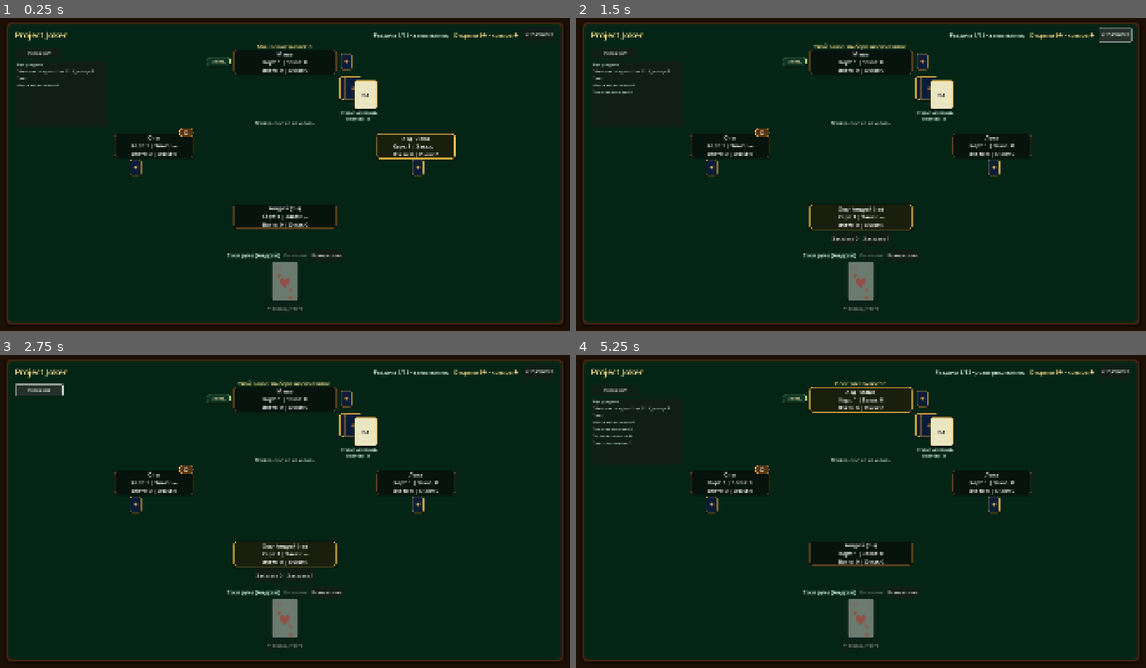
Above: before the commit, frames 1-4 (two rows, left to right).
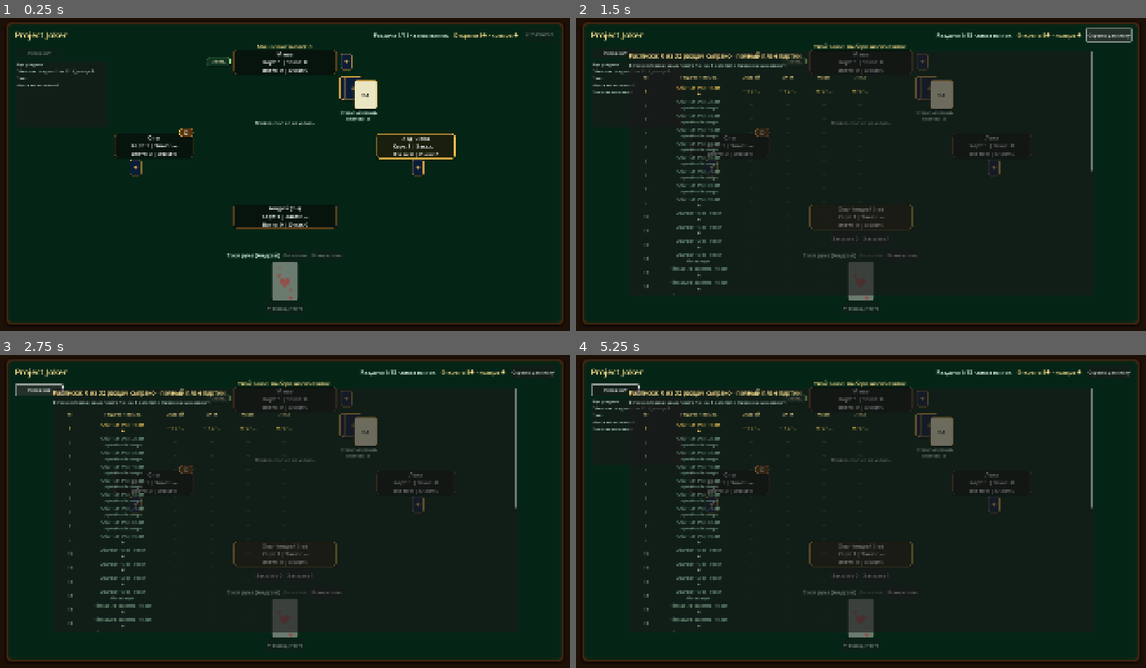
Above: after the commit, the same moments.

Repository: tv-bidosya/project-joker
Game: Godot game, scene res://Scenes/main.tscn
The game is run twice, just before and just after one commit, with the same random seed, the same clock (stepped at 60 frames per second) and the same inputs.
Inputs (mouse positions are in pixels of both pictures, inside the frame that each line leads up to):
- Up to frame 1 (0.25 s): no input
- Up to frame 2 (1.5 s): click (1117, 33) at 0.5 s, where only the run before the commit has a clickable "📋 Расписка"; click "Скрыть расписку" (after the commit: "📋 Расписка") at 1.25 s
- Up to frame 3 (2.75 s): click "История ▾" at 2 s
- Up to frame 4 (5.25 s): click "История ▸" at 2.75 s; click "Козыри слева" at 3.5 s; click (872, 592) at 4.25 s, where only the run before the commit has a clickable "По мастям"; click "Заказать 0" at 5 s

The runs differ from the first frame. In frame 1, 0.1% of the frame differs, in the area x 4-98%, y 4-77%; in frame 2, 5.3%; in frame 3, 5.2%; in frame 4, 5.9%, in the area x 2-98%, y 4-89%.

Commit message:
feat: animate trick resolution

Diff:
--- a/Scripts/core/GameManager.gd
+++ b/Scripts/core/GameManager.gd
@@ -9,6 +9,8 @@
 const GOLDEN_ROUND_COUNT := 5
 const MISERE_ROUND_COUNT := 5
 const TOTAL_ROUND_COUNT := NORMAL_ROUND_COUNT + DARK_ROUND_COUNT + NO_TRUMP_ROUND_COUNT + GOLDEN_ROUND_COUNT + MISERE_ROUND_COUNT
+const CARD_APPEAR_DURATION := 0.22
+const TRICK_WINNER_HOLD_DURATION := 0.7
 
 
 enum HandSortMode {
@@ -68,6 +70,10 @@
 var golden_round_index := -1
 var misere_round_index := -1
 var is_processing_automatic_actions := false
+var is_trick_presentation_active := false
+var pending_play_presentation := false
+var pending_card_animation_player_index := -1
+var pending_trick_winner_player_index := -1
 var test_checkpoints: Array[Dictionary] = []
 var pending_test_checkpoint: Dictionary = {}
 var round_history: Array[Dictionary] = []
@@ -145,6 +151,7 @@
 
 
 func _start_round() -> void:
+	_reset_trick_presentation()
 	pending_joker_card = null
 	pending_joker_suit = -1
 	last_trick_text = "Взятка ещё не началась"
@@ -205,6 +212,13 @@
 	is_processing_automatic_actions = true
 
 	while true:
+		if pending_play_presentation:
+			is_trick_presentation_active = true
+			_refresh_ui()
+			await _present_pending_play()
+			is_trick_presentation_active = false
+			continue
+
 		if game.current_round.state == Round.State.BIDDING:
 			if game.current_round.current_player_index == HUMAN_PLAYER_INDEX:
 				_prepare_test_checkpoint()
@@ -245,8 +259,6 @@
 				_refresh_ui()
 				return
 
-			_refresh_ui()
-			await get_tree().create_timer(0.65).timeout
 			continue
 
 		_refresh_ui()
@@ -299,7 +311,7 @@
 		action_text = "Недопустимый автоматический ход."
 		return false
 
-	_record_play(player.display_name, card)
+	_record_play(player.display_name, card, player_index)
 	if card.is_joker:
 		_add_history(_get_joker_rule_text(joker_mode, declared_suit, Trick.ForcedCardRank.NONE, is_leading_joker))
 	return true
@@ -343,8 +355,7 @@
 		_refresh_ui()
 		return
 
-	_record_play("Ты", card)
-	_refresh_ui()
+	_record_play("Ты", card, HUMAN_PLAYER_INDEX)
 	_advance_automatic_actions()
 
 
@@ -375,11 +386,10 @@
 		_refresh_ui()
 		return
 
-	_record_play("Ты", pending_joker_card)
+	_record_play("Ты", pending_joker_card, HUMAN_PLAYER_INDEX)
 	_add_history(_get_joker_rule_text(mode, declared_suit, forced_card_rank, is_leading_joker))
 	pending_joker_card = null
 	pending_joker_suit = -1
-	_refresh_ui()
 	_advance_automatic_actions()
 
 
@@ -389,6 +399,7 @@
 
 	var checkpoint: Dictionary = test_checkpoints.pop_back()
 	game.restore_snapshot(checkpoint["game"])
+	_reset_trick_presentation()
 	pending_joker_card = null
 	pending_joker_suit = -1
 	last_trick_text = checkpoint["last_trick_text"]
@@ -399,21 +410,33 @@
 
 
 func _on_score_sheet_toggle_pressed() -> void:
+	if is_processing_automatic_actions:
+		return
+
 	is_score_sheet_visible = not is_score_sheet_visible
 	_refresh_ui()
 
 
 func _on_round_history_toggle_pressed() -> void:
+	if is_processing_automatic_actions:
+		return
+
 	is_round_history_visible = not is_round_history_visible
 	_refresh_ui()
 
 
 func _on_hand_sort_by_suit_pressed() -> void:
+	if is_processing_automatic_actions:
+		return
+
 	hand_sort_mode = HandSortMode.BY_SUIT
 	_refresh_ui()
 
 
 func _on_hand_sort_trumps_left_pressed() -> void:
+	if is_processing_automatic_actions:
+		return
+
 	hand_sort_mode = HandSortMode.TRUMPS_LEFT
 	_refresh_ui()
 
@@ -509,10 +532,14 @@
 	_refresh_ui()
 
 
-func _record_play(player_name: String, card: Card) -> void:
+func _record_play(player_name: String, card: Card, player_index: int) -> void:
 	_add_history("%s сыграл %s." % [player_name, card.get_card_name()])
+	pending_play_presentation = true
+	pending_card_animation_player_index = player_index
+	pending_trick_winner_player_index = -1
 
 	if game.active_trick == null:
+		pending_trick_winner_player_index = game.last_trick_winner_index
 		last_trick_text = "%s сыграл %s. Взятку забирает %s." % [
 			player_name,
 			card.get_card_name(),
@@ -521,6 +548,62 @@
 		_add_history("Взятку забирает %s." % game.players[game.last_trick_winner_index].display_name)
 	else:
 		last_trick_text = _get_active_trick_text()
+
+
+func _present_pending_play() -> void:
+	var card_player_index: int = pending_card_animation_player_index
+	var winner_player_index: int = pending_trick_winner_player_index
+	pending_play_presentation = false
+	pending_card_animation_player_index = -1
+	pending_trick_winner_player_index = -1
+
+	await _animate_played_card(card_player_index)
+
+	if winner_player_index < 0:
+		return
+
+	_set_trick_winner_highlight(winner_player_index, true)
+	action_text = "Взятку забирает %s." % game.players[winner_player_index].display_name
+	action_label.text = action_text
+	await get_tree().create_timer(TRICK_WINNER_HOLD_DURATION).timeout
+	_set_trick_winner_highlight(winner_player_index, false)
+
+
+func _animate_played_card(player_index: int) -> void:
+	if player_index < 0 or player_index >= trick_card_views.size():
+		return
+
+	var card_view := trick_card_views[player_index]
+	if not card_view.visible:
+		return
+
+	card_view.pivot_offset = card_view.size * 0.5
+	card_view.scale = Vector2(0.76, 0.76)
+	card_view.modulate = Color(1.0, 1.0, 1.0, 0.0)
+	var tween := create_tween()
+	tween.set_parallel(true)
+	tween.tween_property(card_view, "scale", Vector2.ONE, CARD_APPEAR_DURATION).set_trans(Tween.TRANS_BACK).set_ease(Tween.EASE_OUT)
+	tween.tween_property(card_view, "modulate", Color.WHITE, CARD_APPEAR_DURATION)
+	await tween.finished
+
+
+func _set_trick_winner_highlight(player_index: int, highlighted: bool) -> void:
+	if player_index < 0 or player_index >= trick_card_views.size():
+		return
+
+	trick_card_views[player_index].set_winner_highlight(highlighted)
+
+
+func _reset_trick_presentation() -> void:
+	is_trick_presentation_active = false
+	pending_play_presentation = false
+	pending_card_animation_player_index = -1
+	pending_trick_winner_player_index = -1
+
+	for card_view in trick_card_views:
+		card_view.set_winner_highlight(false)
+		card_view.scale = Vector2.ONE
+		card_view.modulate = Color.WHITE
 
 
 func _refresh_ui() -> void:
@@ -574,7 +657,11 @@
 func _refresh_player_panels() -> void:
 	for player_index in game.players.size():
 		var player := game.players[player_index]
-		var is_current := _get_current_player_index() == player_index and game.current_round.state != Round.State.FINISHED
+		var is_current := (
+			not is_trick_presentation_active
+			and _get_current_player_index() == player_index
+			and game.current_round.state != Round.State.FINISHED
+		)
 		var marker := "Ход · " if is_current else ""
 		var person_label := " (ты)" if player_index == HUMAN_PLAYER_INDEX else ""
 		var hand_text := "скрыто" if _is_dark_round() and not game.cards_are_dealt else str(player.hand.size())
@@ -712,6 +799,7 @@
 func _refresh_score_sheet() -> void:
 	score_sheet_panel.visible = is_score_sheet_visible
 	score_sheet_toggle_button.text = "Скрыть расписку" if is_score_sheet_visible else "📋 Расписка"
+	score_sheet_toggle_button.disabled = is_processing_automatic_actions
 	score_sheet_title.text = "Расписка: %d из %d раздач сыграно · полный план партии" % [round_history.size(), TOTAL_ROUND_COUNT]
 	final_results_label.visible = _is_full_game_complete()
 
@@ -990,6 +1078,7 @@
 func _refresh_round_history_panel() -> void:
 	round_history_panel.visible = is_round_history_visible
 	round_history_toggle_button.text = "История ▾" if is_round_history_visible else "История ▸"
+	round_history_toggle_button.disabled = is_processing_automatic_actions
 
 
 func _refresh_round_results() -> void:
@@ -1091,8 +1180,8 @@
 
 
 func _refresh_hand_sort_controls() -> void:
-	hand_sort_by_suit_button.disabled = hand_sort_mode == HandSortMode.BY_SUIT
-	hand_sort_trumps_left_button.disabled = hand_sort_mode == HandSortMode.TRUMPS_LEFT
+	hand_sort_by_suit_button.disabled = is_processing_automatic_actions or hand_sort_mode == HandSortMode.BY_SUIT
+	hand_sort_trumps_left_button.disabled = is_processing_automatic_actions or hand_sort_mode == HandSortMode.TRUMPS_LEFT
 
 
 func _sort_cards_for_display(
--- a/Scripts/ui/CardView.gd
+++ b/Scripts/ui/CardView.gd
@@ -10,6 +10,7 @@
 var is_interactive := false
 var is_disabled := false
 var is_hovered := false
+var is_winner_highlighted := false
 
 var face_panel: Panel
 var top_corner_label: Label
@@ -29,6 +30,7 @@
 	displayed_card = card
 	tooltip_text = card.get_card_name()
 	set_status("")
+	set_winner_highlight(false)
 
 	var card_color := _get_card_color(card)
 	if card.is_joker:
@@ -66,6 +68,11 @@
 	mouse_filter = Control.MOUSE_FILTER_STOP if is_interactive and not is_disabled else Control.MOUSE_FILTER_IGNORE
 	mouse_default_cursor_shape = Control.CURSOR_POINTING_HAND if is_interactive and not is_disabled else Control.CURSOR_ARROW
 	modulate = Color(1.0, 1.0, 1.0, 0.42) if is_disabled else Color.WHITE
+	_refresh_face_style()
+
+
+func set_winner_highlight(enabled: bool) -> void:
+	is_winner_highlighted = enabled
 	_refresh_face_style()
 
 
@@ -139,15 +146,16 @@
 		return
 
 	var background_color := Color(0.96, 0.95, 0.87, 1.0) if displayed_card.is_joker else Color(0.98, 0.98, 0.94, 1.0)
-	var border_color := Color(0.88, 0.67, 0.22, 1.0) if is_interactive and not is_disabled and is_hovered else Color(0.16, 0.2, 0.17, 1.0)
-	var border_width := 3 if is_interactive and not is_disabled and is_hovered else 2
+	var is_hover_highlighted := is_interactive and not is_disabled and is_hovered
+	var border_color := Color(0.98, 0.78, 0.25, 1.0) if is_winner_highlighted else (Color(0.88, 0.67, 0.22, 1.0) if is_hover_highlighted else Color(0.16, 0.2, 0.17, 1.0))
+	var border_width := 4 if is_winner_highlighted else (3 if is_hover_highlighted else 2)
 	var style := StyleBoxFlat.new()
 	style.bg_color = background_color
 	style.border_color = border_color
 	style.set_border_width_all(border_width)
 	style.set_corner_radius_all(8)
-	style.shadow_color = Color(0.0, 0.0, 0.0, 0.42)
-	style.shadow_size = 4
+	style.shadow_color = Color(0.98, 0.72, 0.16, 0.72) if is_winner_highlighted else Color(0.0, 0.0, 0.0, 0.42)
+	style.shadow_size = 12 if is_winner_highlighted else 4
 	style.shadow_offset = Vector2(0.0, 2.0)
 	face_panel.add_theme_stylebox_override("panel", style)
 
Not shown, changed: README.md
